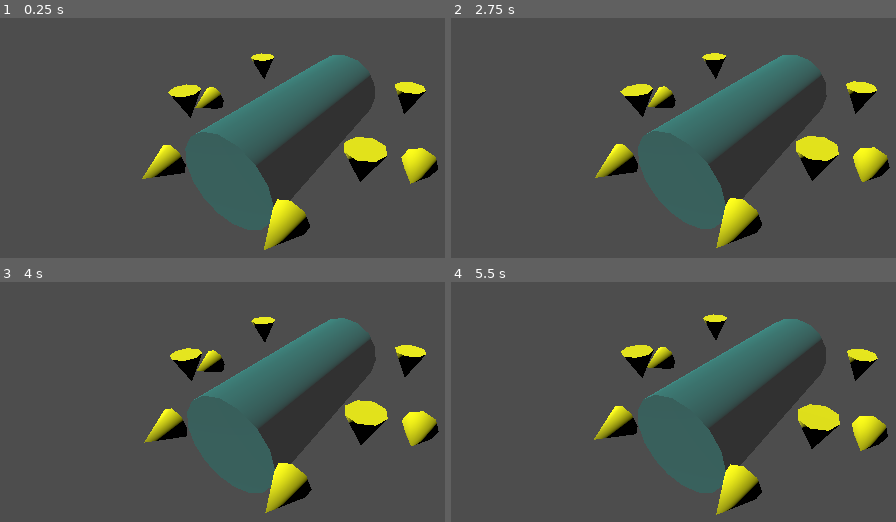
Above: before the commit, frames 1-4 (two rows, left to right).
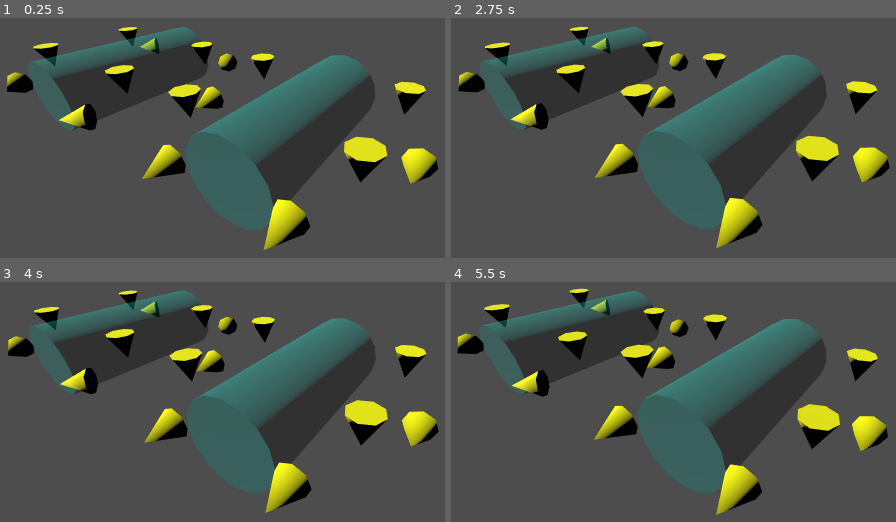
Above: after the commit, the same moments.

Repository: Robot-printer/ROV-project
Game: Godot game, scene res://main.tscn
Two runs of this game, one before a commit and one after it. Both use one fixed random seed, a clock stepped at 60 frames per second and the inputs below.
Inputs:
- Up to frame 1 (0.25 s): no input
- Up to frame 2 (2.75 s): tap Enter at 0.5, 2 s; tap A (input_lateral_negative) at 0.6 s; tap Space at 1.25 s; tap D (input_lateral_positive) at 1.35 s; tap W (input_longitudinal_negative) at 2.1 s
- Up to frame 3 (4 s): tap S (input_longitudinal_positive) at 2.85 s; tap Space at 3.5 s; tap K (input_pitch_negative) at 3.6 s
- Up to frame 4 (5.5 s): tap I (input_pitch_positive) at 4.35 s; tap Enter at 5 s; tap O (input_roll_negative) at 5.1 s

The runs differ from the first frame. In frame 1, 9.6% of the frame differs, in the area x 1-99%, y 3-97%; in frame 2, 9.5%; in frame 3, 9.6%; in frame 4, 9.6%.

Commit message:
Created variant of UUV in simulation

Diff:
--- a/Godot/uuv-simulation/main.tscn
+++ b/Godot/uuv-simulation/main.tscn
@@ -1,10 +1,9 @@
-[gd_scene load_steps=2 format=3 uid="uid://ctrumt3ud3vjr"]
+[gd_scene load_steps=3 format=3 uid="uid://ctrumt3ud3vjr"]
 
-[ext_resource type="PackedScene" uid="uid://dqo0tc3uuqquc" path="res://uuv_body.tscn" id="1_pkv4i"]
+[ext_resource type="PackedScene" uid="uid://d3abrby8vyntu" path="res://uuv_variant_1.tscn" id="1_0xm2m"]
+[ext_resource type="PackedScene" uid="uid://dqo0tc3uuqquc" path="res://uuv.tscn" id="1_pkv4i"]
 
 [node name="Main" type="Node3D"]
-
-[node name="UUVBody" parent="." instance=ExtResource("1_pkv4i")]
 
 [node name="Camera3D" type="Camera3D" parent="."]
 transform = Transform3D(0.848991, -0.26981, 0.454332, 0, 0.859813, 0.510609, -0.528408, -0.433502, 0.729973, 0.456113, 0.512612, 0.732836)
@@ -12,3 +11,8 @@
 
 [node name="DirectionalLight3D" type="DirectionalLight3D" parent="."]
 transform = Transform3D(0.413071, 0.67034, -0.616455, 0, 0.676904, 0.736072, 0.910699, -0.30405, 0.279609, -2.46582, 2.94429, 1.11844)
+
+[node name="UUVVariant1" parent="." instance=ExtResource("1_0xm2m")]
+transform = Transform3D(1, 0, 0, 0, 1, 0, 0, 0, 1, -0.961358, 0, 0)
+
+[node name="UUV" parent="." instance=ExtResource("1_pkv4i")]
--- a/Godot/uuv-simulation/motor.gd
+++ b/Godot/uuv-simulation/motor.gd
@@ -27,7 +27,7 @@
 	set(value):
 		throttle = clampf(value, -1.0, 1.0)
 
-func _physics_process(_delta: float) -> void:
+func _process(_delta: float) -> void:
 	thruster_mesh_node.visible = bool(throttle)
 	thruster_mesh_node.scale.y = throttle
 	thruster_mesh_node.position.z = thruster_mesh_node.mesh.height / 2 * throttle * 1.01
--- a/Godot/uuv-simulation/project.godot
+++ b/Godot/uuv-simulation/project.godot
@@ -14,6 +14,10 @@
 run/main_scene="res://main.tscn"
 config/features=PackedStringArray("4.4", "Forward Plus")
 config/icon="res://icon.svg"
+
+[display]
+
+window/stretch/aspect="expand"
 
 [input]
 
@@ -83,3 +87,8 @@
 3d/physics_engine="Jolt Physics"
 3d/default_gravity=9.81
 3d/default_linear_damp=0.0
+
+[rendering]
+
+anti_aliasing/quality/msaa_3d=3
+anti_aliasing/quality/screen_space_aa=1
--- a/Godot/uuv-simulation/uuv.gd
+++ b/Godot/uuv-simulation/uuv.gd
@@ -6,9 +6,9 @@
 
 	for motor:Motor in motors:
 
-		var leftdot = round(motor.basis.tdotz(Vector3.LEFT))
-		var downdot = round(motor.basis.tdotz(Vector3.DOWN))
-		var backdot = round(motor.basis.tdotz(Vector3.BACK))
+		var leftdot = roundf(motor.basis.tdotz(Vector3.LEFT))
+		var downdot = roundf(motor.basis.tdotz(Vector3.DOWN))
+		var backdot = roundf(motor.basis.tdotz(Vector3.BACK))
 
 		#region motor_actuation_component_assignment
 
--- a/Godot/uuv-simulation/uuv_body.tscn
+++ b/Godot/uuv-simulation/uuv.tscn
@@ -19,7 +19,7 @@
 radial_segments = 16
 rings = 0
 
-[node name="UUVBody" type="RigidBody3D"]
+[node name="UUV" type="RigidBody3D"]
 mass = 30.0
 linear_damp = 0.1
 angular_damp = 5.0
--- /dev/null
+++ b/Godot/uuv-simulation/uuv_variant_1.tscn
@@ -0,0 +1,33 @@
+[gd_scene load_steps=2 format=3 uid="uid://d3abrby8vyntu"]
+
+[ext_resource type="PackedScene" uid="uid://dqo0tc3uuqquc" path="res://uuv.tscn" id="1_ycqv5"]
+
+[node name="UUVVariant1" instance=ExtResource("1_ycqv5")]
+
+[node name="Motor" parent="Motors" index="0"]
+transform = Transform3D(0.707107, 0, -0.707107, 0, 1, 0, 0.707107, 0, 0.707107, 0.3, 0, 0.35)
+control_group_exclusions = {
+&"lateral": false,
+&"longitudinal": false,
+&"pitch": false,
+&"roll": false,
+&"vertical": false,
+&"yaw": false
+}
+
+[node name="Motor2" parent="Motors" index="1"]
+transform = Transform3D(0.707107, 0, 0.707107, 0, 1, 0, -0.707107, 0, 0.707107, -0.3, 0, 0.35)
+control_group_exclusions = {
+&"lateral": false,
+&"longitudinal": false,
+&"pitch": false,
+&"roll": false,
+&"vertical": false,
+&"yaw": false
+}
+
+[node name="Motor7" parent="Motors" index="6"]
+transform = Transform3D(0.707107, 0, 0.707107, 0, 1, 0, -0.707107, 0, 0.707107, 0.3, 0, -0.35)
+
+[node name="Motor8" parent="Motors" index="7"]
+transform = Transform3D(0.707107, 0, -0.707107, 0, 1, 0, 0.707107, 0, 0.707107, -0.3, 0, -0.35)
